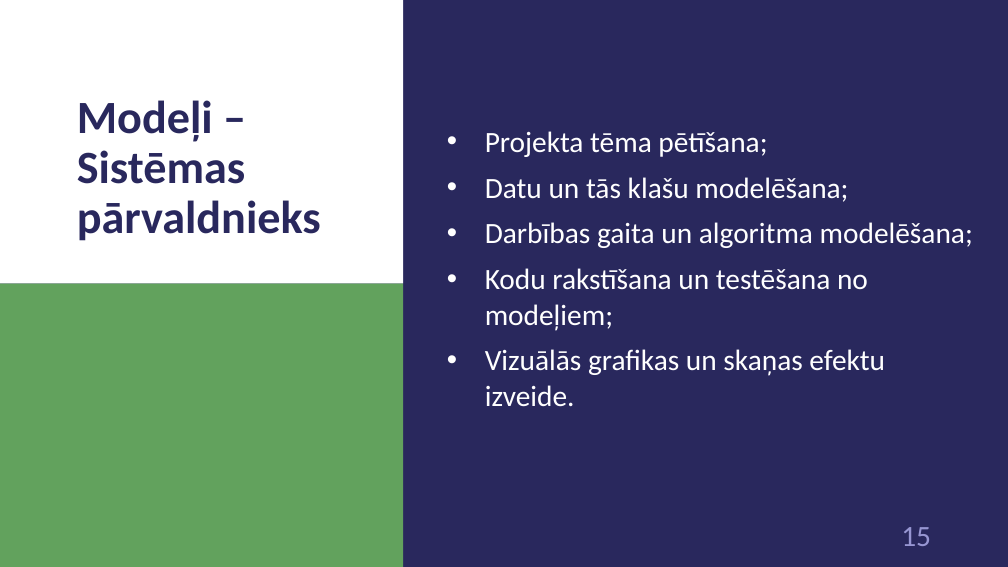
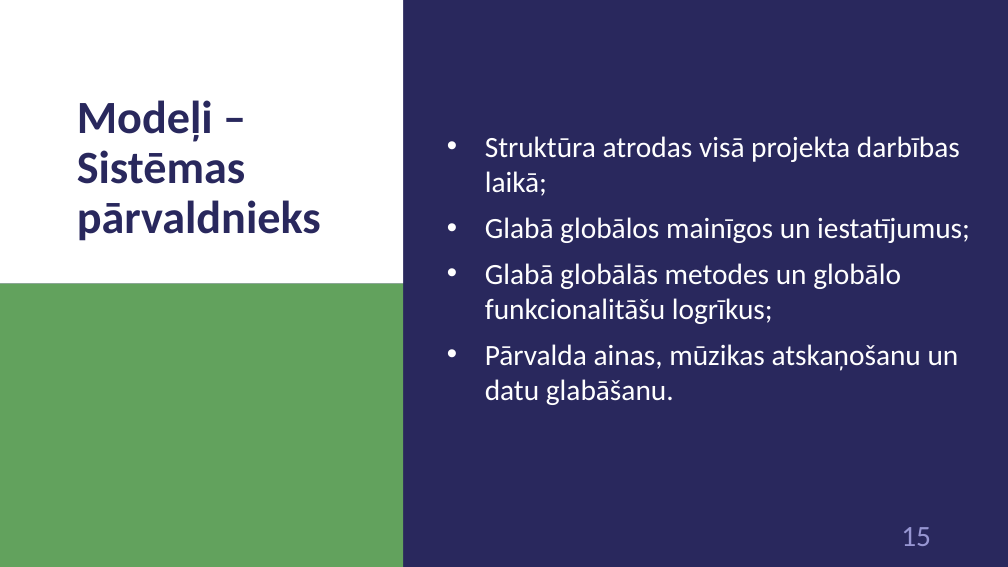
Before and after one commit to 1ivyatan/drumstalotajs, a slide deck: slide 15 of Documentation/Prezentācija.pptx. Drawn at 1008x567 pixels with LibreOffice and Linux fonts; fonts in the diff are those of the drawing. Boxes give left, top, right and bottom in pixels: in the first picture for what was removed or moved away, otherwise in the second. Text is boxed around its words. In the diff, an @@ line names an element or a change of style, - is before the commit and + after.

```diff
--- a/Documentation/Prezentācija.pptx
+++ b/Documentation/Prezentācija.pptx
@@ text at box(485, 136, 970, 405): text changed @@
-• Projekta tēma pētīšana;
-• Datu un tās klašu modelēšana;
-• Darbības gaita un algoritma modelēšana;
-• Kodu rakstīšana un testēšana no modeļiem;
-• Vizuālās grafikas un skaņas efektu izveide.
+• Struktūra atrodas visā projekta darbības laikā;
+• Glabā globālos mainīgos un iestatījumus;
+• Glabā globālās metodes un globālo funkcionalitāšu logrīkus;
+• Pārvalda ainas, mūzikas atskaņošanu un datu glabāšanu.
```
Also in this commit, not shown: 2 slides added.
